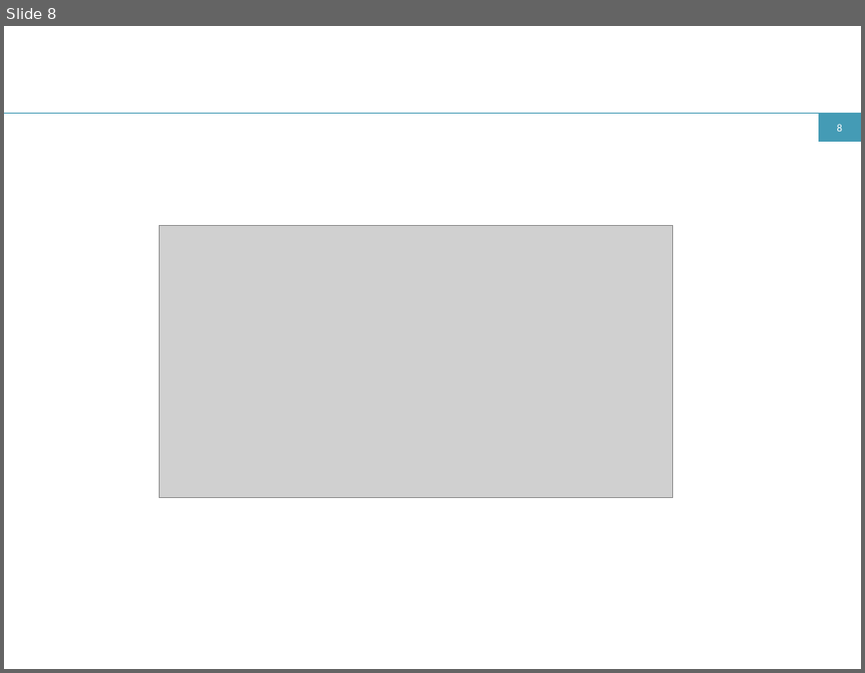
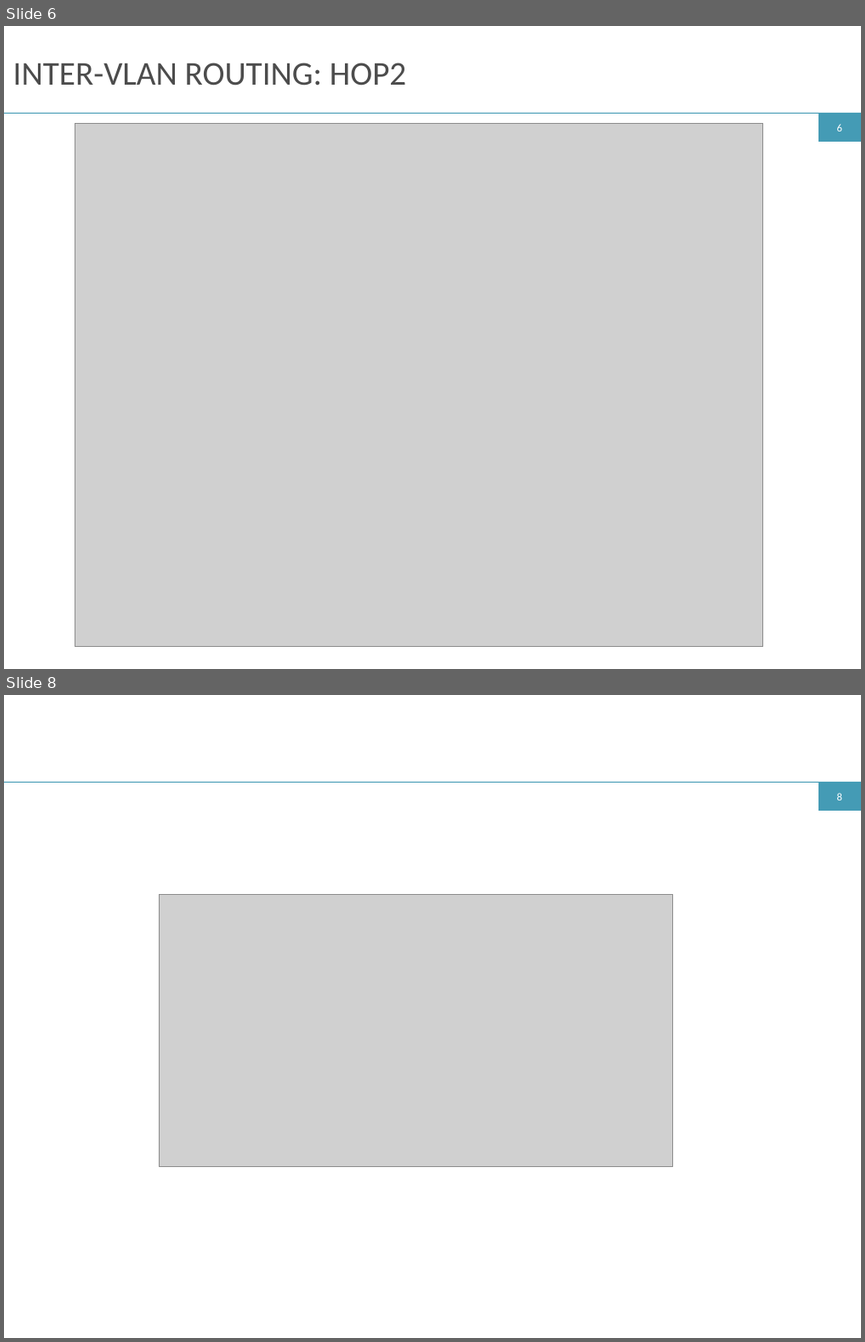
Before and after one commit to ryzhyk/cocoon, a slide deck: doc/netpl16/talk/cocoon.odp. Shown one above the other, each under a label of ours: slide 8 before the commit, slides 6 and 8 after it; the slides between them are not shown. The pictures are 865x673 and 865x1342 pixels, drawn with LibreOffice and Linux fonts; fonts in the diff are those of the drawing; grey boxes stand for pictures. Boxes give left, top, right and bottom in pixels: in the first picture for what was removed or moved away, otherwise in the second. Text is boxed around its words. In the diff, an @@ line names an element or a change of style, - is before the commit and + after.

```diff
--- a/doc/netpl16/talk/cocoon.odp
+++ b/doc/netpl16/talk/cocoon.odp
@@ slide 6 added at [4, 26, 861, 669], background #FFFFFF; not listed: 3 template elements that a slide beside it also shows @@
@@ title added at [13, 63, 406, 86], 28 pt, text #4C4C4C @@
+INTER-VLAN ROUTING: HOP2
@@ picture added at [75, 123, 763, 646] @@
```
Also in this commit, not shown: 1 slide changed, 6 other slides added, 4 slides removed, 1 other file.
